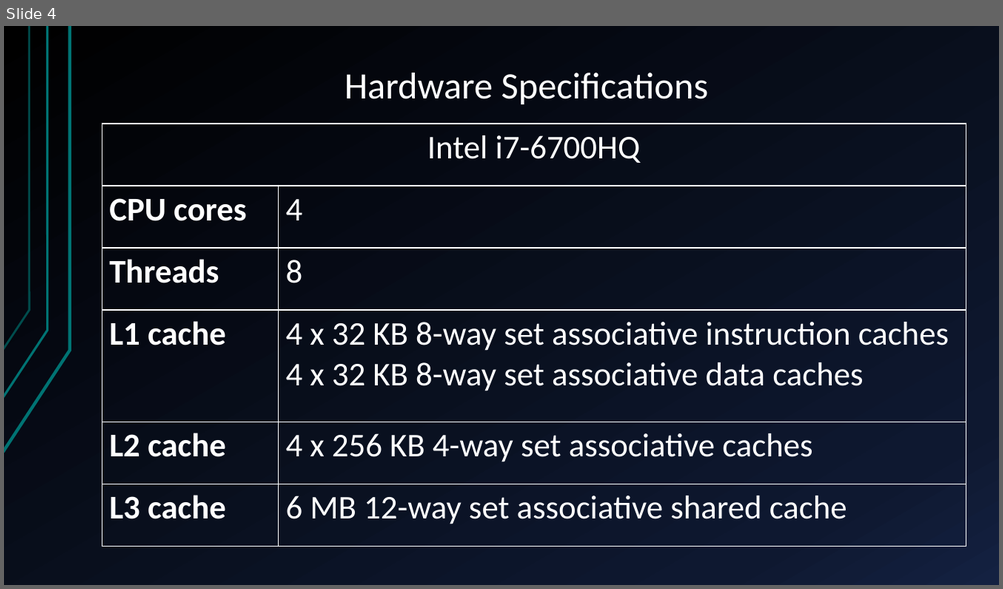
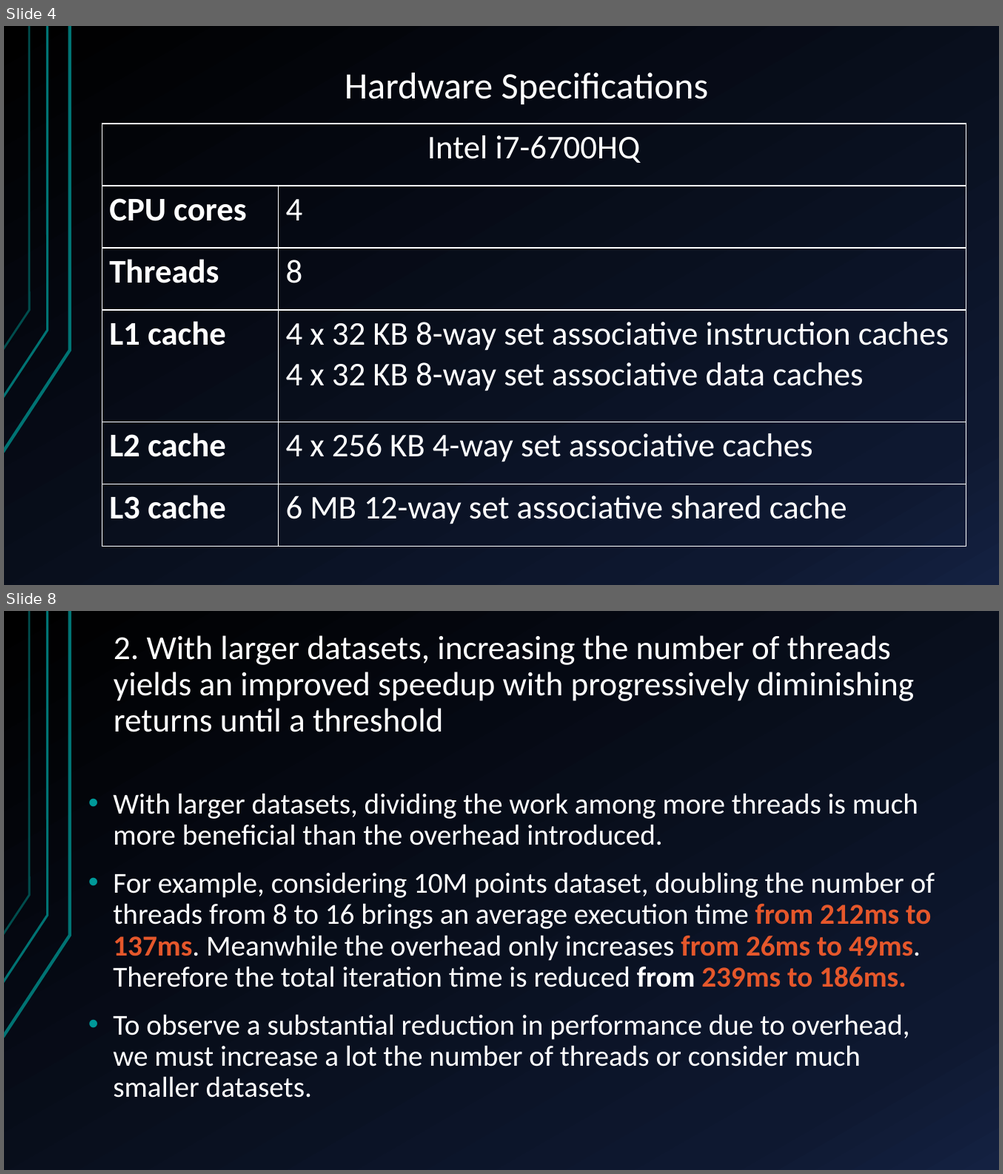
Before and after one commit to glmquint/K-Means-local, a slide deck: documentazione/presentazione.pptx. Shown one above the other, each under a label of ours: slide 4 before the commit, slides 4 and 8 after it; the slides between them are not shown. The pictures are 1003x589 and 1003x1174 pixels, drawn with LibreOffice and Linux fonts; fonts in the diff are those of the drawing. Boxes give left, top, right and bottom in pixels: in the first picture for what was removed or moved away, otherwise in the second. Text is boxed around its words. In the diff, an @@ line names an element or a change of style, - is before the commit and + after.

```diff
--- a/documentazione/presentazione.pptx
+++ b/documentazione/presentazione.pptx
@@ slide 8 added at (x1=4, y1=611, x2=999, y2=1170), background gradient #000000 to #0F1931 to #142242; not listed: 3 template elements that a slide beside it also shows @@
@@ title added at (x1=114, y1=635, x2=913, y2=732), 32.4 pt, text #FFFFFF @@
+2. With larger datasets, increasing the number of threads yields an improved speedup with progressively diminishing returns until a threshold
@@ text added at (x1=113, y1=793, x2=935, y2=1098), 28 pt, text #FFFFFF @@
+• With larger datasets, dividing the work among more threads is much more beneficial than the overhead introduced.
+• For example, considering 10M points dataset, doubling the number of threads from 8 to 16 brings an average execution time from 212ms to 137ms. Meanwhile the overhead only increases from 26ms to 49ms. Therefore the total iteration time is reduced from 239ms to 186ms.
+• To observe a substantial reduction in performance due to overhead, we must increase a lot the number of threads or consider much smaller datasets.
```
Also in this commit, not shown: 3 slides changed, 7 other slides added, 3 slides removed, 6 other files.
